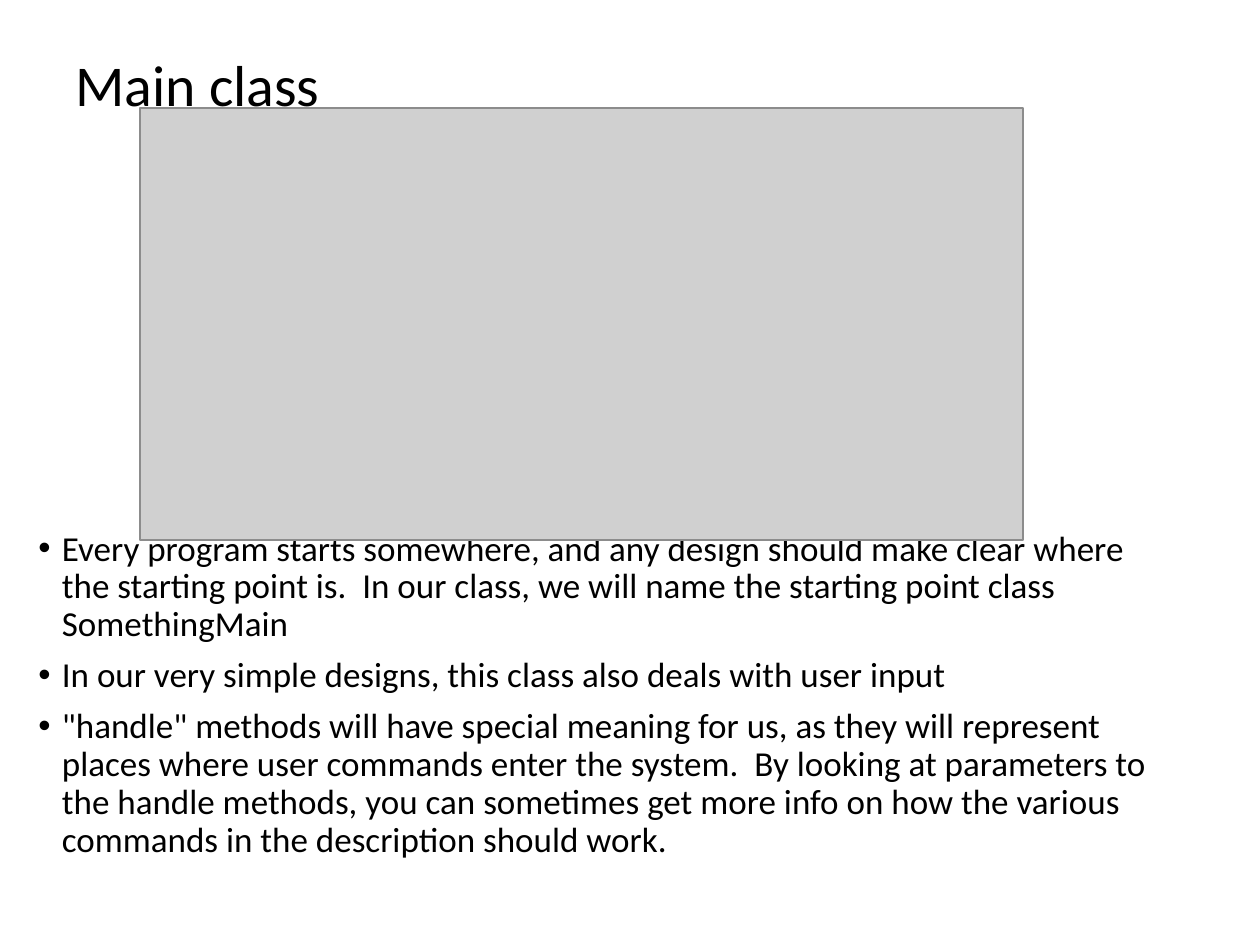
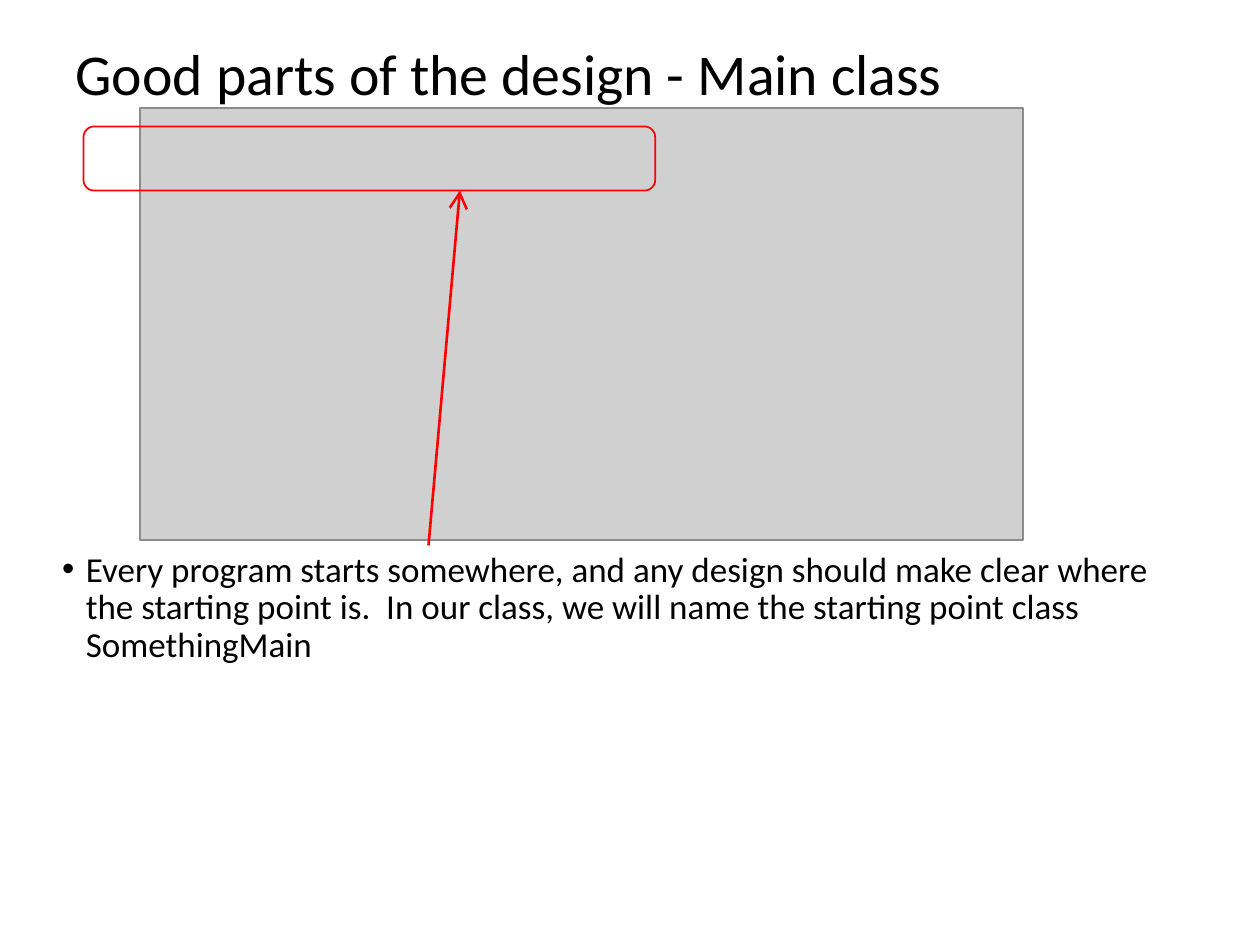
Before and after one commit to RHIT-CSSE/csse220, a slide deck: slide 21 of ClassMaterials/SETechniques/Slides/SoftwareEngineeringTechniques.pptx (slide 14 before the commit). Drawn at 1260x945 pixels with LibreOffice and Linux fonts; fonts in the diff are those of the drawing; grey boxes stand for pictures. Boxes give left, top, right and bottom in pixels: in the first picture for what was removed or moved away, otherwise in the second. Text is boxed around its words. In the diff, an @@ line names an element or a change of style, - is before the commit and + after.

```diff
--- a/ClassMaterials/SETechniques/Slides/SoftwareEngineeringTechniques.pptx
+++ b/ClassMaterials/SETechniques/Slides/SoftwareEngineeringTechniques.pptx
@@ title at (76,55,941,108): text changed @@
-Main class
+Good parts of the design - Main class
@@ rounded rectangle added at (83,126,655,190), outline #FF0000 1 pt @@
@@ arrow added from (428, 546) to (460, 190), #FF0000 1.5 pt @@
@@ text "Every program starts somewhere, and ...": place and size @@
-text "Every program starts somewhere, and ..." at (62,532,1145,858)
+text "Every program starts somewhere, and ..." at (86,557,1147,663)
@@ text at (62,662,1145,858): paragraphs removed @@
-• In our very simple designs, this class also deals with user input
-• "handle" methods will have special meaning for us, as they will represent places where user commands enter the system. By looking at parameters to the handle methods, you can sometimes get more info on how the various commands in the description should work.
```
Also in this commit, not shown: 16 other slides changed, 9 slides added, 1 other file.
